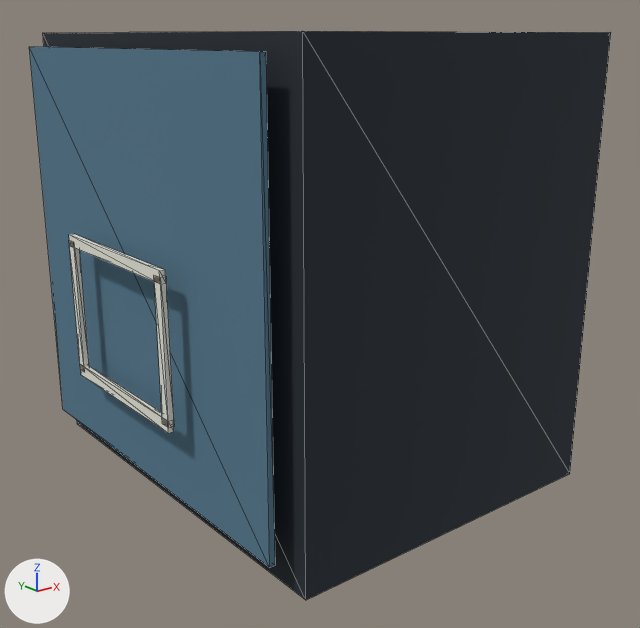
Two versions of the glTF model public/models/blockouts/backboard.glb, one commit apart.
Before and after are seen from a 50 mm camera at (-1.256, -1.615, 0.992) aimed at (-0.004, -0.05, 0.367). The axes (+X, +Y, +Z) are drawn at lower left. The lights are the same throughout. The picture after the commit comes second. Mesh edges are drawn as thin lines. Vertices at exactly the same position are counted once.

Script lines for the objects in view, before the commit:
```python
me_cube_260 = bpy.data.meshes.new('Cube.260')
me_cube_260.from_pydata(...)  # 88 vertices, 132 faces; spans x -0.5..0.5, y -0.5..0.5, z 0.0..1.0
# faces by material slot: [12, 24, 96]
me_cube_260.materials.append(mat_charcoal)  # dark blue #202932
me_cube_260.materials.append(mat_glass_blue_decal)  # blue #52788e
me_cube_260.materials.append(mat_ivory_decal)  # white #e9e8dc
ob_backboard = bpy.data.objects.new('backboard', me_cube_260)
ob_backboard.location = (0.0, 0.0, 0.0)
```
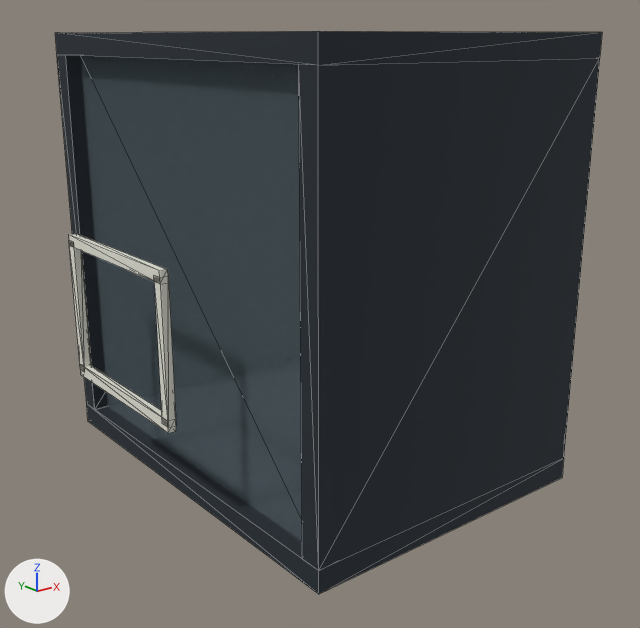
Boxes (x1, y1, x2, y2) around the edits, measured in the pictures (640 x 628 px; the box of a moved part takes in the faces that stretch with it):
'backboard', reshaped (6% narrower)
    before: (29, 31, 611, 600)
    after: (55, 31, 602, 594)
part 1 of me_cube_260, added
    after: (80, 56, 302, 541)
part 2 of me_cube_260, rebuilt
    before: (43, 31, 611, 600)
    after: (55, 31, 602, 594)
part 3 of me_cube_260, moved or reshaped
    before: (29, 47, 275, 567)
    after: (70, 234, 176, 433)

Patch to the scene script:
```diff
--- a/public/models/blockouts/backboard.glb.py
+++ b/public/models/blockouts/backboard.glb.py
@@ mat_backboard_glass @@
+mat_backboard_glass = principled_material('backboard-glass')
+mat_backboard_glass.base_color = (0.479, 0.658, 0.738)  # cyan #b8d4df
+mat_backboard_glass.roughness = 0.85
+mat_backboard_glass.alpha = 0.12
@@ me_cube_260 @@
 # used by ob_backboard; location = (0.0, 0.0, 0.0)
-me_cube_260.from_pydata(...)  # 88 vertices, 132 faces; spans x -0.5..0.5, y -0.5..0.5, z 0.0..1.0
+me_cube_260.from_pydata(...)  # 96 vertices, 156 faces; spans x -0.5..0.5, y -0.5..0.5, z 0.0..1.0
+# me_cube_260 part 1: a new loose piece, a box spanning x -0.33..0.33, y -0.47..0.47, z 0.03..0.97, in mat_backboard_glass (cyan #b8d4df)
+# me_cube_260 part 2: the loose piece of 8 vertices spanning x -0.397..0.397, y -0.5..0.5, z 0.0..1.0 is rebuilt with 24 vertices and now spans x -0.367..0.367, y -0.5..0.5, z 0.0..1.0
+# me_cube_260 part 3
+# 44 vertices are removed from x -0.488..0.488, y -0.46..0.46, z 0.07..0.97
+# 112 faces are deleted
+# 3 vertices in x 0.488, y -0.177..0.203, z 0.57..0.582 move by (-0.005, 0.0, 0.0)
+# 1 vertex moves from x 0.488, y 0.2, z 0.283 to x 0.483, y 0.2, z 0.282
+# 16 new vertices lie (0.017, 0.0, 0.0) away from vertices in x -0.5, y -0.203..0.203, z 0.257..0.582
+# 12 new vertices lie (-0.017, 0.0, 0.0) away from vertices in x 0.5, y -0.203..0.203, z 0.257..0.582
+# 88 new faces join them, mat_ivory_decal (white #e9e8dc)
 me_cube_260.materials.append(mat_charcoal)
-me_cube_260.materials.append(mat_glass_blue_decal)  # blue #52788e
 me_cube_260.materials.append(mat_ivory_decal)
+me_cube_260.materials.append(mat_backboard_glass)  # cyan #b8d4df
```
